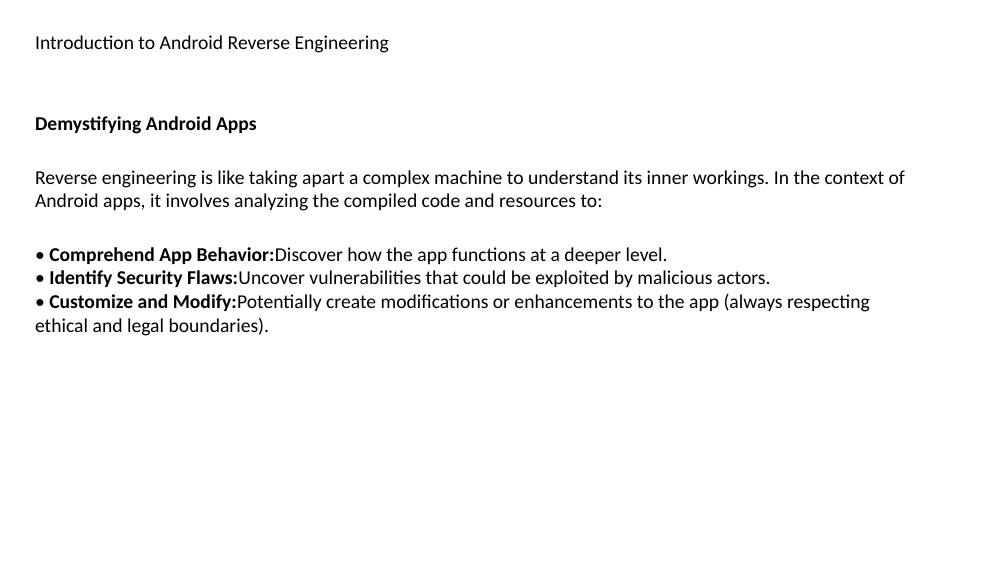
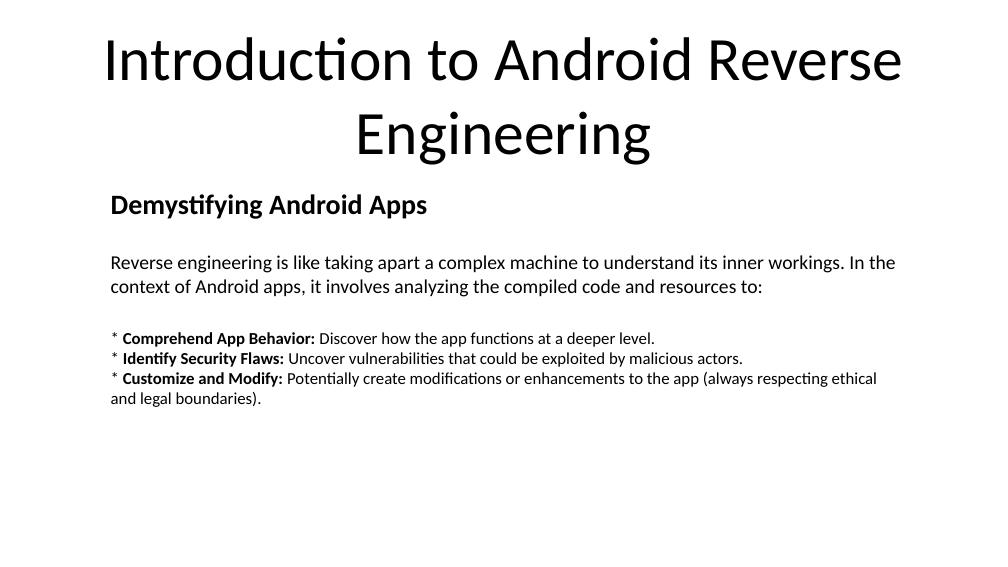
Before and after one commit to munirrudy-sg/Boring-Slide-Eradicator-inator, a slide deck: slide 4 of presentation.pptx. Drawn at 1008x567 pixels with LibreOffice and Linux fonts; fonts in the diff are those of the drawing. Boxes give left, top, right and bottom in pixels: in the first picture for what was removed or moved away, otherwise in the second. Text is boxed around its words. In the diff, an @@ line names an element or a change of style, - is before the commit and + after.

```diff
--- a/presentation.pptx
+++ b/presentation.pptx
@@ title "Introduction to Android Reverse Engineering": place and size @@
-title "Introduction to Android Reverse Engineering" at bbox=[35, 35, 389, 53]
+title "Introduction to Android Reverse Engineering" at bbox=[103, 37, 904, 165]
@@ title "Introduction to Android Reverse Engineering" at bbox=[103, 37, 904, 165]: size 14 to 44 pt; alignment left to centre; vertical alignment top to middle @@
@@ text "Demystifying Android Apps": place and size @@
-text "Demystifying Android Apps" at bbox=[35, 116, 905, 336]
+text "Demystifying Android Apps" at bbox=[111, 194, 896, 407]
@@ text at bbox=[111, 194, 427, 219]: size 14 to 20 pt in "Demystifying Android Apps" @@
@@ text at bbox=[111, 332, 877, 407]: text changed; size 14 to 12 pt @@
-• Comprehend App Behavior:Discover how the app functions at a deeper level.
-• Identify Security Flaws:Uncover vulnerabilities that could be exploited by malicious actors.
-• Customize and Modify:Potentially create modifications or enhancements to the app (always respecting ethical and legal boundaries).
+* Comprehend App Behavior: Discover how the app functions at a deeper level.
+* Identify Security Flaws: Uncover vulnerabilities that could be exploited by malicious actors.
+* Customize and Modify: Potentially create modifications or enhancements to the app (always respecting ethical and legal boundaries).
```
Also in this commit, not shown: 13 other slides changed, 1 slide added, 1 slide removed, 3 other files.
